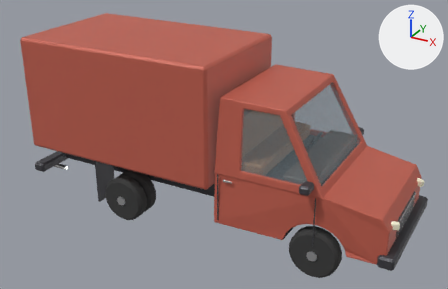
The glTF model public/games/flip/vazel.glb as it was, and as the next commit left it.
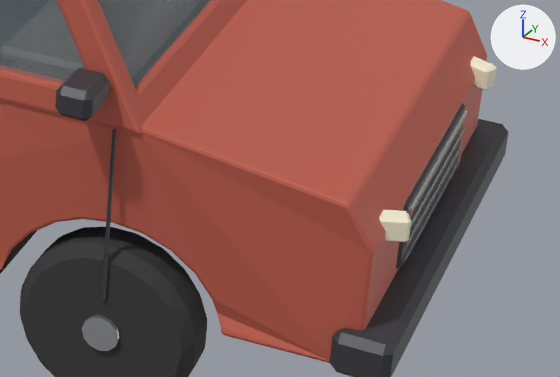
Each version is shown whole from a 50 mm camera at (4.39, -7.65, 5.04) aimed at (0.19, -0.02, 1.22), then close up on the part from 63% to 99% of the width and 56% to 93% of the height. Every picture has the same lights, and +X, +Y and +Z are marked at upper right. The older version's two pictures come first. Vertices at exactly the same position are counted once.

In view in the first close-up: 'Body.001', 'Chrome.001', 'Dark.001', 'Glass.001', 'Headlight.001', 'Rim.002', 'Tire.001'.
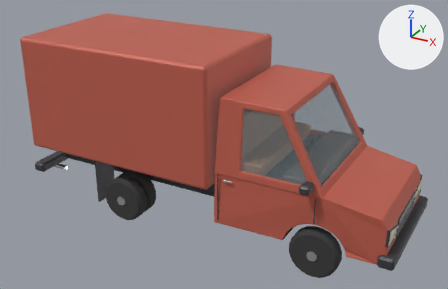
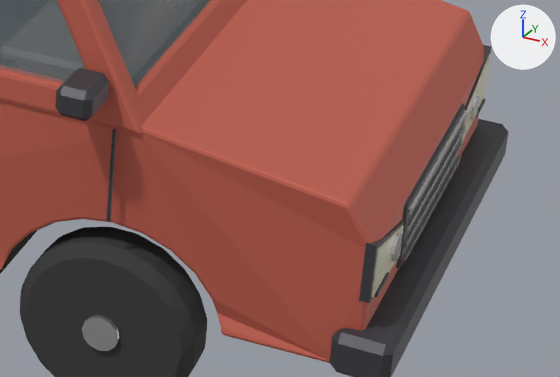
What the commit changed:
me_chrome_001 is used by ob_chrome_001; location (0.0, 0.0, 0.0).
me_chrome_001 had 100 vertices, 172 faces and spanned x -2.93..3.02, y -0.99..0.99, z 0.33..1.17.
me_chrome_001 now has 156 vertices, 276 faces and spans x -2.93..3.03, y -0.99..0.99, z 0.33..1.17.
me_chrome_001 part 1: a new loose piece of 28 vertices spanning x 3.01..3.03, y 0.56..0.67, z 0.78..0.88, in mat_chrome (white #e7e7e7).
me_chrome_001 part 2: a new loose piece of 28 vertices spanning x 3.01..3.03, y -0.67..-0.56, z 0.78..0.88, in mat_chrome (white #e7e7e7).
me_dark_001 is used by ob_dark_001; location (0.0, 0.0, 0.0).
me_dark_001 had 304 vertices, 548 faces and spanned x -2.92..3.12, y -1.15..1.15, z 0.2..2.02.
me_dark_001 now has 336 vertices, 596 faces and spans x -2.92..3.12, y -1.15..1.15, z 0.2..1.52.
me_dark_001 part 3: a new loose piece, a box spanning x 3.0117..3.0215, y 0.6875..0.8418, z 0.7441..0.7617, in mat_dark (dark grey #45454b).
me_dark_001 part 4: a new loose piece, a box spanning x 3.0117..3.0215, y -0.8418..-0.6875, z 0.7441..0.7617, in mat_dark (dark grey #45454b).
me_dark_001 part 5: 16 vertices added at x 2.97..3.01, y -0.89..0.89, z 0.71..0.98.
Other edits to the shape of me_dark_001 do not show in these pictures.
me_headlight_001 is used by ob_headlight_001; location (0.0, 0.0, 0.0).
me_headlight_001 had 48 vertices, 88 faces and spanned x 2.77..3.07, y -0.81..0.81, z 0.9..1.0.
me_headlight_001 now has 16 vertices, 24 faces and spans x 2.97..3.01, y -0.87..0.87, z 0.72..0.96.
me_headlight_001 part 6: the whole mesh is rebuilt.

Pixel boxes [x1, y1, x2, y2] of what changed, in the close-ups (560 x 377 px):
'Dark.001', reshaped
    before: [55, 68, 508, 377]
    after: [55, 45, 508, 377]
'Chrome.001', reshaped
    before: [401, 110, 467, 264]
    after: [390, 95, 480, 264]
'Headlight.001', reshaped
    before: [379, 56, 497, 242]
    after: [372, 54, 491, 297]
part 1 of me_chrome_001, added
    after: [469, 95, 480, 120]
part 2 of me_chrome_001, added
    after: [390, 233, 402, 262]
part 3 of me_dark_001, added
    after: [475, 99, 485, 118]
part 4 of me_dark_001, added
    after: [374, 272, 389, 297]
part 5 of me_dark_001, added
    after: [359, 45, 491, 303]
